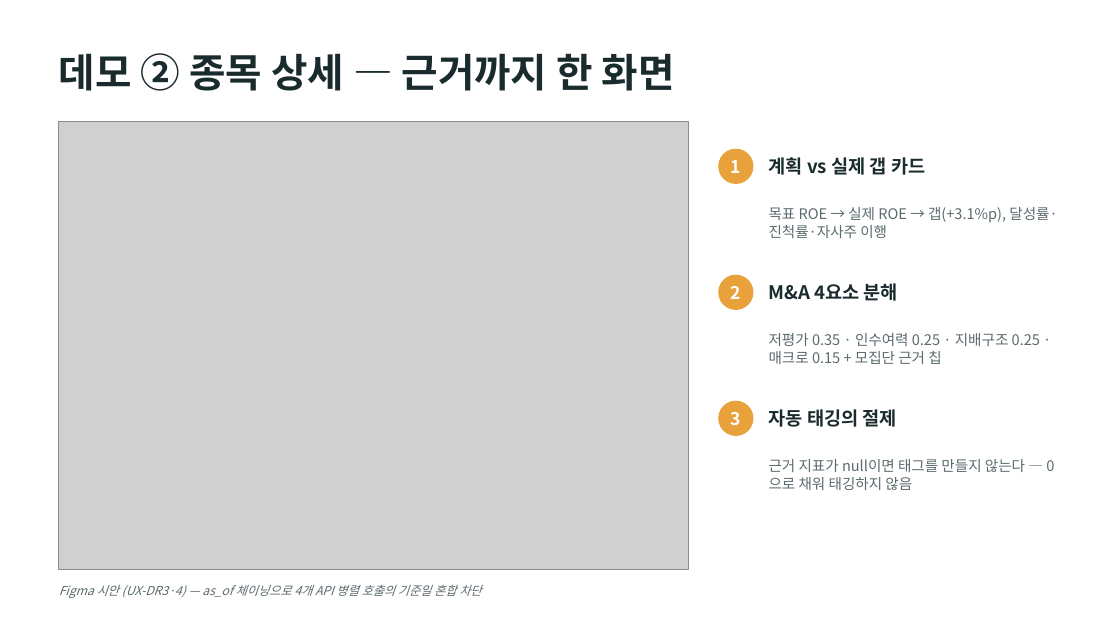
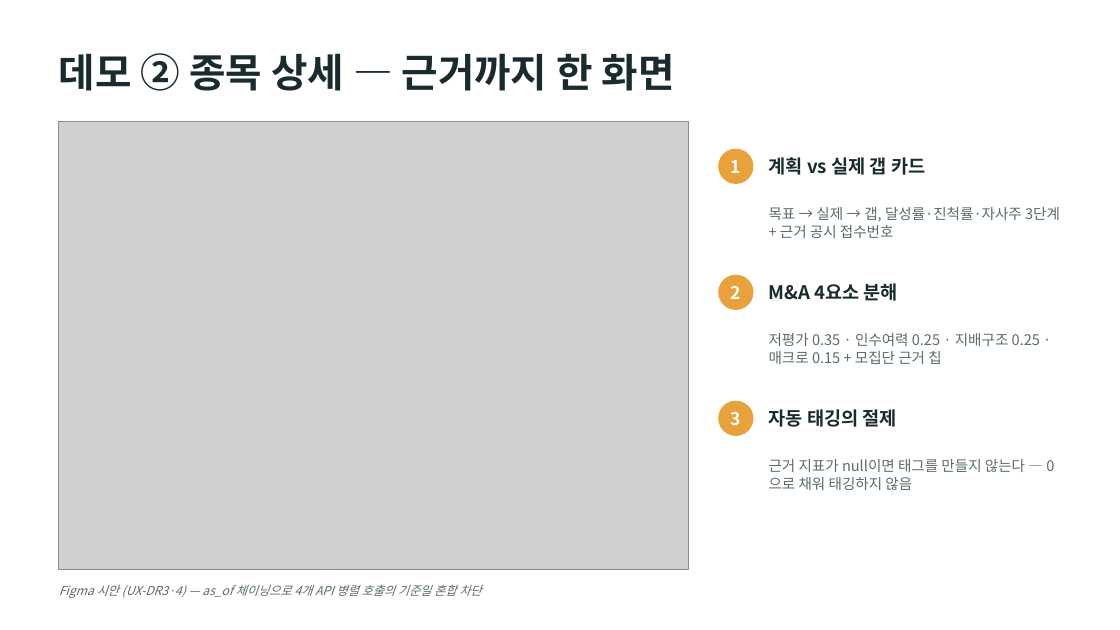
Before and after one commit to dariajkim-star/valueup-washing-lab, a slide deck: slide 5 of docs/valueup-washing-deck.pptx. Drawn at 1120x630 pixels with LibreOffice and Linux fonts; fonts in the diff are those of the drawing; grey boxes stand for pictures. Boxes give left, top, right and bottom in pixels: in the first picture for what was removed or moved away, otherwise in the second. Text is boxed around its words. In the diff, an @@ line names an element or a change of style, - is before the commit and + after.

```diff
--- a/docs/valueup-washing-deck.pptx
+++ b/docs/valueup-washing-deck.pptx
@@ text at [769,207,1060,238]: text changed @@
-목표 ROE → 실제 ROE → 갭(+3.1%p), 달성률·진척률·자사주 이행
+목표 → 실제 → 갭, 달성률·진척률·자사주 3단계 + 근거 공시 접수번호
```
Also in this commit, not shown: 9 other slides changed, 2 other files.
